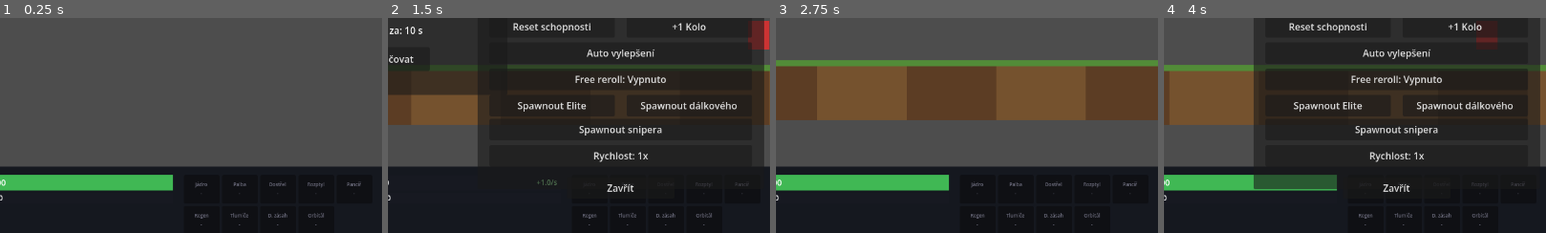
Above: before the commit, frames 1-4 (left to right).
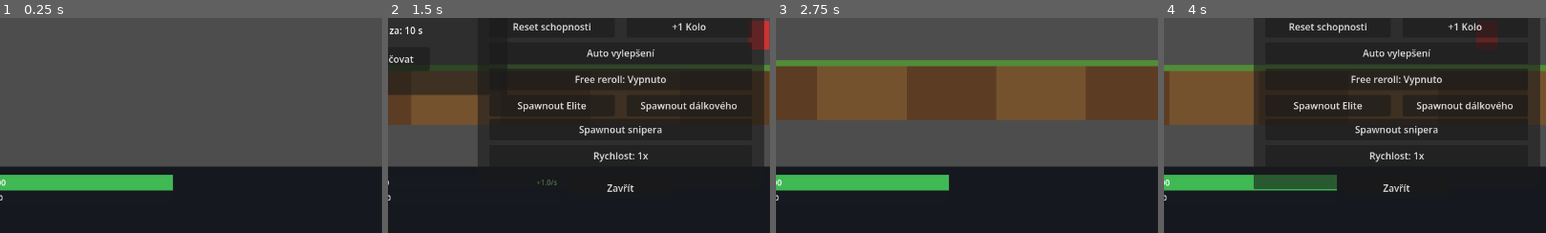
Above: after the commit, the same moments.

Repository: Wazzbi/auto-battler
Game: Godot game, scene res://scenes/main.tscn
Same seed, same stepped clock (60 frames per second), same inputs: the game is played once before the commit and once after it.
Inputs:
- Up to frame 1 (0.25 s): no input
- Up to frame 2 (1.5 s): click "Debug" at 0.5 s; click "Zabít postavu" at 1.25 s
- Up to frame 3 (2.75 s): click "Pokračovat" at 2 s
- Up to frame 4 (4 s): click "Debug" at 2.75 s; click "Nesmrtelnost: Vypnuto" at 3.5 s
The pictures show only the part of the screen within x 50-100%, y 46-96%; the shares and areas given below are measured in that part.

The runs differ from the first frame. In frame 1, 0.4% of the frame differs, in the area x 51-95%, y 76-97%; in frame 2, 0.2%; in frame 3, 0.4%; in frame 4, 0.2%.

Commit message:
Move schopnost slots out of BottomBar into a left-side positional stack
Schopnost slots no longer live inside BottomBar and no longer have a
dedicated slot per ABILITY_ORDER type. AbilitiesContainer moved to the
left side of the play area (below the Zlato/Kolo/Vlna row) and is now
positional, one slot per owned instance in GameManager.owned_abilities
- same principle _refresh_shop_slots() already used for ItemSlot1..6.
The first ability picked lands in slot 0, the second in slot 1, and so
on; unpicked types no longer render an empty/grayed slot at all.

Because owned_abilities grows/shrinks irregularly (pick appends, merge
removes 2 and appends 1), _refresh_abilities() now rebuilds the whole
stack from scratch on every ability_inventory_changed signal instead
of maintaining a persistent per-type widget pool.

Slots stack vertically and wrap into a new column after
ABILITY_STACK_MAX_ROWS (6), so the stack can never grow down into
BottomBar regardless of how many abilities the player accumulates.
Verified via a headless test that fills all 9 ability types: the 7th
entry correctly wraps to column 2, and the stack's total height stays
well clear of BottomBar's top edge.

Co-Authored-By: Claude Sonnet 5 <noreply@anthropic.com>

Diff:
--- a/scenes/ui/hud.gd
+++ b/scenes/ui/hud.gd
@@ -59,10 +59,9 @@
 @onready var shop_stash_container: Control = $Control/ShopPanel/StashContainer
 ## Zobrazuje AKTIVNÍ obchodní itemy v BottomBaru (jen zobrazení, žádná
 ## interakce - prodej/přesun do skladu se řeší jen uvnitř otevřeného
-## obchodu, viz _active_slot_widgets). Na rozdíl od schopností (procedurální
-## sloty, pevné pořadí podle ABILITY_ORDER, viz _build_abilities_ui()) se
-## tyhle plní pozičně podle GameManager.active_shop_items, viz
-## _refresh_shop_slots().
+## obchodu, viz _active_slot_widgets). Plní se pozičně podle
+## GameManager.active_shop_items, viz _refresh_shop_slots() - stejný
+## princip teď platí i pro schopnosti, viz _refresh_abilities().
 @onready var shop_slot_nodes: Array = [
 	$Control/BottomBar/ItemSlot1,
 	$Control/BottomBar/ItemSlot2,
@@ -80,16 +79,17 @@
 var _active_slot_widgets: Array = []
 var _stash_slot_widgets: Array = []
 
-## Stejný princip pro schopnosti (viz _build_abilities_ui()) - užší než
-## obchodní sloty, protože nemají tlačítka, jen text. Sloty se od 2026-09-09
-## řadí do ABILITY_SLOT_ROWS řádků (dřív jeden dlouhý řádek) - vešly se tak
-## na místo, které předtím zabíraly ItemSlot1..6 (viz "Prohozeny sloty" v
-## CLAUDE.md), místo aby se do jednoho řádku muselo vejít všech 9 schopností.
+## Stejný princip jako obchodní mini-sloty, jen bez tlačítek. Od 2026-09-09
+## je hromádka schopností MIMO BottomBar (vlevo, nad zemí) a POZIČNÍ - jeden
+## slot na KAŽDOU vlastněnou instanci (ne dedikovaný slot podle typu jako
+## dřív, viz _refresh_abilities()), sloupce rostou svisle a při
+## ABILITY_STACK_MAX_ROWS se zalomí do dalšího sloupce vpravo, aby hromádka
+## nikdy nezasáhla do BottomBaru - viz "Hromádka schopností" v CLAUDE.md.
 const ABILITY_MINI_SLOT_WIDTH: float = 60.0
 const ABILITY_MINI_SLOT_HEIGHT: float = 48.0
 const ABILITY_MINI_SLOT_GAP: float = 4.0
-const ABILITY_SLOT_ROWS: int = 2
-@onready var abilities_container: Control = $Control/BottomBar/AbilitiesContainer
+const ABILITY_STACK_MAX_ROWS: int = 6
+@onready var abilities_container: Control = $Control/AbilitiesContainer
 
 ## Jediný panel volby schopnosti (viz "Schopnosti" v CLAUDE.md) - 3 karty,
 ## GameManager.ABILITY_CHOICE_COUNT. Nahradil dřívější oddělené DraftPanel
@@ -156,13 +156,6 @@
 var _active_countdown_label: Label = null
 var _countdown_label_prefix: String = ""
 
-## Procedurální mini-sloty pro vlastněné schopnosti v BottomBaru, indexované
-## stejně jako GameManager.ABILITY_ORDER - vytváří se v _build_abilities_ui()
-## (stejný princip jako obchodní _active_slot_widgets/_stash_slot_widgets),
-## ne ručně v hud.tscn, protože 9+ skoro identických bloků (a jejich údržba
-## při každé nové schopnosti) by bylo zbytečně křehké psát ručně.
-var _ability_slot_widgets: Array = []
-
 ## Dokud je zapnuté, nabídky schopností se vyřizují samy (náhodný pick) bez
 ## zobrazení AbilityDraftPanelu - vypnuto defaultně, protože smysl nabídky
 ## je, že hráč vidí a dělá skutečnou volbu. Ovládá se přes "Auto vylepšení"
@@ -196,7 +189,6 @@
 	ability_draft_panel.hide()
 	wave_cleared_label.hide()
 
-	_build_abilities_ui()
 	_setup_shop_cards()
 	_build_shop_stash_ui()
 
@@ -226,41 +218,6 @@
 		_restart_game()
 	else:
 		_update_end_screen_countdown_label()
-
-
-## Vytvoří jeden mini-slot na schopnost PROCEDURÁLNĚ pro každou položku
-## ABILITY_ORDER (stejný princip jako obchodní _create_shop_mini_slot(), jen
-## bez tlačítek - schopnosti se neprodávají ani nepřesouvají, jen zobrazují).
-## Rozloží sloty do ABILITY_SLOT_ROWS řádků (počet sloupců se dopočítá z
-## celkového počtu schopností), ne do jednoho dlouhého řádku - viz konstanty
-## výše. Volá se jednou v _ready(); mřížka roste automaticky s ABILITY_ORDER,
-## žádná ruční úprava hud.tscn není potřeba, když přibude další schopnost.
-func _build_abilities_ui() -> void:
-	var total: int = GameManager.ABILITY_ORDER.size()
-	var columns: int = ceili(float(total) / float(ABILITY_SLOT_ROWS))
-
-	for i in total:
-		var row: int = i / columns
-		var col: int = i % columns
-
-		var panel := Panel.new()
-		panel.position = Vector2(
-			col * (ABILITY_MINI_SLOT_WIDTH + ABILITY_MINI_SLOT_GAP),
-			row * (ABILITY_MINI_SLOT_HEIGHT + ABILITY_MINI_SLOT_GAP)
-		)
-		panel.size = Vector2(ABILITY_MINI_SLOT_WIDTH, ABILITY_MINI_SLOT_HEIGHT)
-		abilities_container.add_child(panel)
-
-		var label := Label.new()
-		label.position = Vector2(2.0, 2.0)
-		label.size = Vector2(ABILITY_MINI_SLOT_WIDTH - 4.0, ABILITY_MINI_SLOT_HEIGHT - 4.0)
-		label.add_theme_font_size_override("font_size", 8)
-		label.horizontal_alignment = HORIZONTAL_ALIGNMENT_CENTER
-		label.vertical_alignment = VERTICAL_ALIGNMENT_CENTER
-		label.autowrap_mode = TextServer.AUTOWRAP_WORD_SMART
-		panel.add_child(label)
-
-		_ability_slot_widgets.append({"panel": panel, "label": label})
 
 
 ## Zavolá Main po vytvoření hráče, aby se HUD napojil na jeho signály a staty.
@@ -401,32 +358,52 @@
 			get_tree().paused = false
 
 
-## Sloty vlastněných schopností v BottomBaru - ukazuje počet vlastněných
-## kopií a nejvyšší vlastněnou raritu (na rozdíl od jediného čísla "rank",
-## protože jeden ability_id může mít víc současně vlastněných instancí na
-## RŮZNÝCH raritách, viz GameManager.owned_abilities).
+## Hromádka vlastněných schopností VLEVO nad zemí (mimo BottomBar, viz
+## AbilitiesContainer v hud.tscn) - POZIČNÍ, jeden slot na KAŽDOU vlastněnou
+## instanci z GameManager.owned_abilities (stejný princip jako obchodní
+## _refresh_shop_slots()), ne dedikovaný slot podle ABILITY_ORDER jako dřív -
+## první vybraná schopnost je v prvním slotu, druhá ve druhém atd. a prázdné
+## sloty se vůbec nezobrazují. Sloupec roste svisle a po ABILITY_STACK_MAX_ROWS
+## se zalomí do dalšího sloupce vpravo, aby hromádka nikdy nezasáhla dolů do
+## BottomBaru bez ohledu na to, kolik instancí hráč nasbírá.
+## Přestavuje se celá od nuly při každé změně (odpojí a smaže staré
+## widgety) - vlastněných instancí přibývá/ubývá nepravidelně (nový pick,
+## sloučení o 2 míň), takže je jednodušší celou hromádku postavit znovu než
+## udržovat mapování indexů na existující uzly napříč sloučeními.
 func _refresh_abilities() -> void:
-	for i in GameManager.ABILITY_ORDER.size():
-		var ability_id: String = GameManager.ABILITY_ORDER[i]
+	for child in abilities_container.get_children():
+		child.queue_free()
+
+	for i in GameManager.owned_abilities.size():
+		var entry: Dictionary = GameManager.owned_abilities[i]
+		var ability_id: String = entry["ability_id"]
+		var rarity: int = entry["rarity"]
 		var definition: Dictionary = GameManager.ABILITIES[ability_id]
-		var widget: Dictionary = _ability_slot_widgets[i]
-		var label: Label = widget["label"]
-
-		var count: int = 0
-		var highest_rarity: int = -1
-		for entry in GameManager.owned_abilities:
-			if entry["ability_id"] == ability_id:
-				count += 1
-				highest_rarity = maxi(highest_rarity, entry["rarity"])
-
-		if count > 0:
-			label.text = "%s\n%dx %s" % [definition["short_name"], count, GameManager.SHOP_RARITY_NAMES[highest_rarity]]
-			widget["panel"].modulate = Color.WHITE
-			label.tooltip_text = "%s\n%s" % [definition["name"], GameManager.get_ability_desc(ability_id, highest_rarity)]
-		else:
-			label.text = "%s\n-" % definition["short_name"]
-			widget["panel"].modulate = LOCKED_ITEM_MODULATE
-			label.tooltip_text = definition["name"]
+
+		var col: int = i / ABILITY_STACK_MAX_ROWS
+		var row: int = i % ABILITY_STACK_MAX_ROWS
+
+		var panel := Panel.new()
+		panel.position = Vector2(
+			col * (ABILITY_MINI_SLOT_WIDTH + ABILITY_MINI_SLOT_GAP),
+			row * (ABILITY_MINI_SLOT_HEIGHT + ABILITY_MINI_SLOT_GAP)
+		)
+		panel.size = Vector2(ABILITY_MINI_SLOT_WIDTH, ABILITY_MINI_SLOT_HEIGHT)
+		abilities_container.add_child(panel)
+
+		var label := Label.new()
+		label.position = Vector2(2.0, 2.0)
+		label.size = Vector2(ABILITY_MINI_SLOT_WIDTH - 4.0, ABILITY_MINI_SLOT_HEIGHT - 4.0)
+		label.add_theme_font_size_override("font_size", 8)
+		label.horizontal_alignment = HORIZONTAL_ALIGNMENT_CENTER
+		label.vertical_alignment = VERTICAL_ALIGNMENT_CENTER
+		label.autowrap_mode = TextServer.AUTOWRAP_WORD_SMART
+		label.text = "%s\n%s" % [definition["short_name"], GameManager.SHOP_RARITY_NAMES[rarity]]
+		label.tooltip_text = "%s (%s)\n%s" % [
+			definition["name"], GameManager.SHOP_RARITY_NAMES[rarity],
+			GameManager.get_ability_desc(ability_id, rarity)
+		]
+		panel.add_child(label)
 
 
 ## Přenačte všechno, co se odvíjí od progrese. Volá se v _ready(), protože
@@ -635,12 +612,11 @@
 	widget["panel"].modulate = LOCKED_ITEM_MODULATE
 
 
-## Zobrazuje AKTIVNÍ obchodní itemy v BottomBaru (mimo obchod samotný) - na
-## rozdíl od _refresh_abilities() (pevné pořadí podle ABILITY_ORDER) se sloty
-## plní POZIČNĚ podle GameManager.active_shop_items (Array), takže prázdné sloty
-## jsou vždy na konci bez ohledu na to, který konkrétní item byl prodán/
-## uskladněn. Sklad se tu nezobrazuje vůbec - ten je vidět jen uvnitř
-## otevřeného obchodu (viz _refresh_shop_stash_ui()).
+## Zobrazuje AKTIVNÍ obchodní itemy v BottomBaru (mimo obchod samotný) - stejný
+## poziční princip jako _refresh_abilities() (podle GameManager.active_shop_items
+## Array), takže prázdné sloty jsou vždy na konci bez ohledu na to, který
+## konkrétní item byl prodán/uskladněn. Sklad se tu nezobrazuje vůbec - ten je
+## vidět jen uvnitř otevřeného obchodu (viz _refresh_shop_stash_ui()).
 func _refresh_shop_slots() -> void:
 	for i in shop_slot_nodes.size():
 		var slot: ColorRect = shop_slot_nodes[i]
--- a/scenes/ui/hud.tscn
+++ b/scenes/ui/hud.tscn
@@ -35,6 +35,13 @@
 theme_override_font_sizes/font_size = 15
 text = "Zlato: 0"
 horizontal_alignment = 0
+
+[node name="AbilitiesContainer" type="Control" parent="Control"]
+layout_mode = 0
+offset_left = 20.0
+offset_top = 60.0
+offset_right = 208.0
+offset_bottom = 368.0
 
 [node name="LoopLabel" type="Label" parent="Control" unique_id=525284411]
 layout_mode = 0
@@ -233,16 +240,6 @@
 text = "XP 0 / 60"
 horizontal_alignment = 1
 vertical_alignment = 1
-
-[node name="AbilitiesContainer" type="Control" parent="Control/BottomBar"]
-layout_mode = 1
-anchors_preset = 1
-anchor_left = 1.0
-anchor_right = 1.0
-offset_left = -332.0
-offset_top = 14.0
-offset_right = -16.0
-offset_bottom = 114.0
 
 [node name="ItemSlot1" type="ColorRect" parent="Control/BottomBar" unique_id=1141383570]
 layout_mode = 0
Not shown, changed: CLAUDE.md
